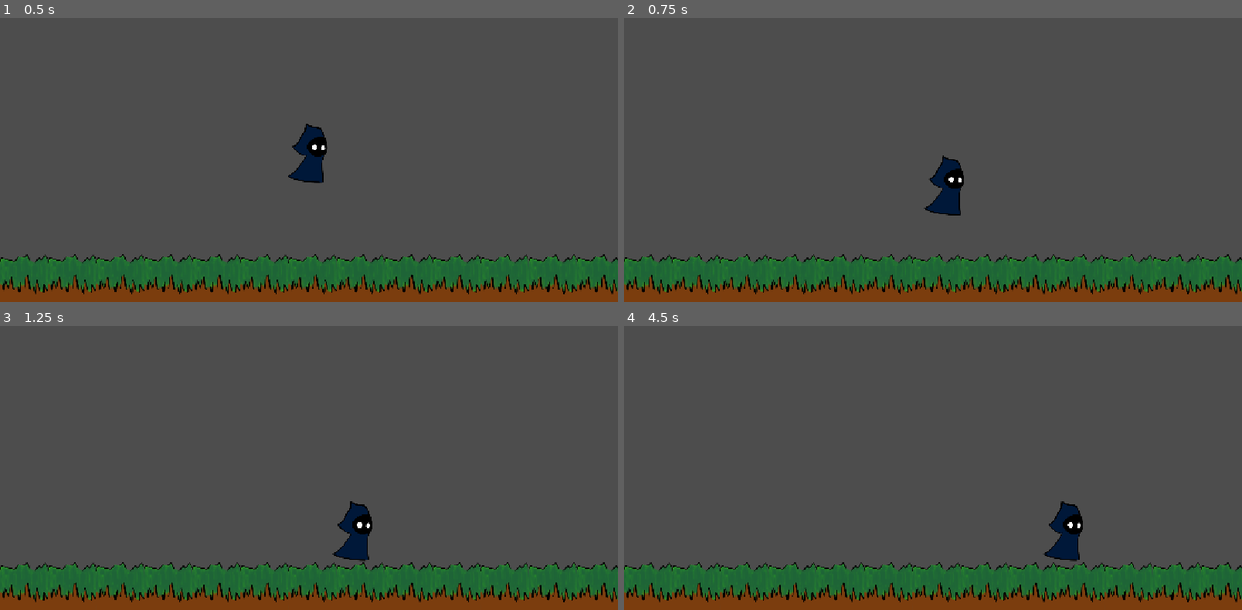
Above: before the commit, frames 1-4 (two rows, left to right).
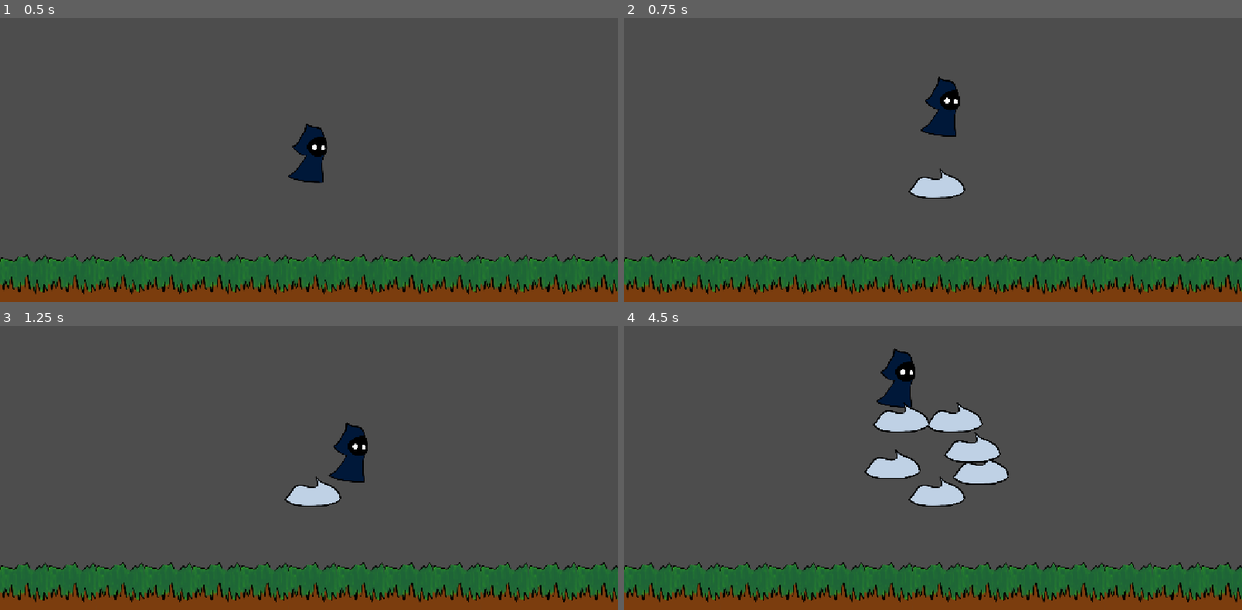
Above: after the commit, the same moments.

Repository: tomateaux/Haven-2026
Game: Godot game, scene res://main.tscn
Two runs of this game, one before a commit and one after it. Both use one fixed random seed, a clock stepped at 60 frames per second and the inputs below.
Inputs:
- Up to frame 1 (0.5 s): no input
- Up to frame 2 (0.75 s): tap Enter (ui_accept) at 0.5 s; hold Right (ui_right) from 0.53 s (still down); tap E (die, bound only after the commit) at 0.6 s
- Up to frame 3 (1.25 s): keep holding Right (ui_right); tap Enter (ui_accept) at 0.77 s
- Up to frame 4 (4.5 s): tap E (die, bound only after the commit) every 0.75 s from 1.35 to 4.35 s; tap Enter (ui_accept) at 1.52, 3.02, 3.77 s; release Right (ui_right) at 2.03 s; hold Left (ui_left) 2.03-2.78 s; hold Right (ui_right) 2.78-4.28 s; hold Left (ui_left) from 4.28 s (still down)

Frame 1 is identical in both runs. In frame 2, 1.9% of the frame differs, in the area x 46-56%, y 20-70%; in frame 3, 2.3%; in frame 4, 5.2%, in the area x 38-75%, y 7-83%.

Commit message:
feat: add corpse spawning and player respawn

Diff:
--- a/Corpse.tscn
+++ b/Corpse.tscn
@@ -3,13 +3,15 @@
 [ext_resource type="Texture2D" uid="uid://bheoqjbnxu1k8" path="res://Dead_Character.png" id="1_ryd4o"]
 
 [sub_resource type="RectangleShape2D" id="RectangleShape2D_coidh"]
-size = Vector2(883.5, 483)
+size = Vector2(278.625, 116)
 
 [node name="StaticBody2D" type="StaticBody2D" unique_id=633431806]
 
 [node name="Sprite2D" type="Sprite2D" parent="." unique_id=812377052]
+position = Vector2(-3, 118)
+scale = Vector2(0.3, 0.3)
 texture = ExtResource("1_ryd4o")
 
 [node name="CollisionShape2D" type="CollisionShape2D" parent="." unique_id=1565418913]
-position = Vector2(5.25, -137)
+position = Vector2(-1, 95)
 shape = SubResource("RectangleShape2D_coidh")
--- a/main.tscn
+++ b/main.tscn
@@ -1,6 +1,7 @@
 [gd_scene format=4 uid="uid://dggpgcd6r8mr0"]
 
 [ext_resource type="Script" uid="uid://cotydwg3u1cbk" path="res://player.gd" id="1_h2yge"]
+[ext_resource type="PackedScene" uid="uid://bovgqopq6u1nt" path="res://Corpse.tscn" id="2_1bvp3"]
 [ext_resource type="Texture2D" uid="uid://de0t1ppdy0l6o" path="res://Alive_Character.png" id="2_h2yge"]
 [ext_resource type="Texture2D" uid="uid://ranhxfen078e" path="res://ground.png" id="4_1bvp3"]
 
@@ -1480,6 +1481,7 @@
 
 [node name="Player" type="CharacterBody2D" parent="." unique_id=2110423598]
 script = ExtResource("1_h2yge")
+Corpse = ExtResource("2_1bvp3")
 
 [node name="Sprite2D" type="Sprite2D" parent="Player" unique_id=2075266805]
 scale = Vector2(0.4, 0.4)
--- a/player.gd
+++ b/player.gd
@@ -3,6 +3,10 @@
 
 const SPEED = 300.0
 const JUMP_VELOCITY = -400.0
+
+
+@export var Corpse : PackedScene
+@onready var init_position: Vector2 = global_position
 
 
 func _physics_process(delta: float) -> void:
@@ -22,4 +26,13 @@
 	else:
 		velocity.x = move_toward(velocity.x, 0, SPEED)
 
+	# Die.
+	if Input.is_action_just_pressed("die"):
+		#print("Player died.")
+		var c = Corpse.instantiate()
+		owner.add_child(c)
+		c.global_position = global_position
+
+		global_position = init_position
+
 	move_and_slide()
--- a/project.godot
+++ b/project.godot
@@ -20,6 +20,14 @@
 window/stretch/mode="canvas_items"
 window/stretch/aspect="expand"
 
+[input]
+
+die={
+"deadzone": 0.2,
+"events": [Object(InputEventKey,"resource_local_to_scene":false,"resource_name":"","device":-1,"window_id":0,"alt_pressed":false,"shift_pressed":false,"ctrl_pressed":false,"meta_pressed":false,"pressed":false,"keycode":0,"physical_keycode":69,"key_label":0,"unicode":101,"location":0,"echo":false,"script":null)
+]
+}
+
 [physics]
 
 3d/physics_engine="Jolt Physics"
